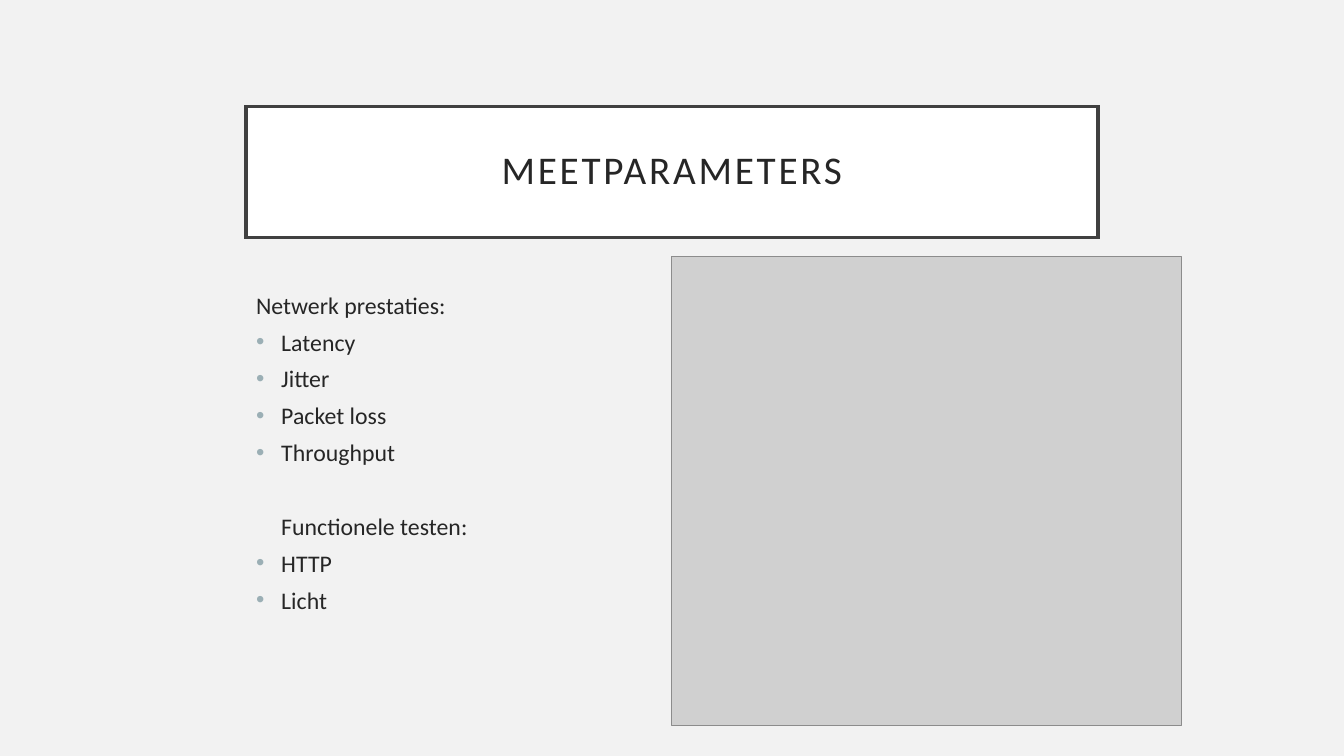
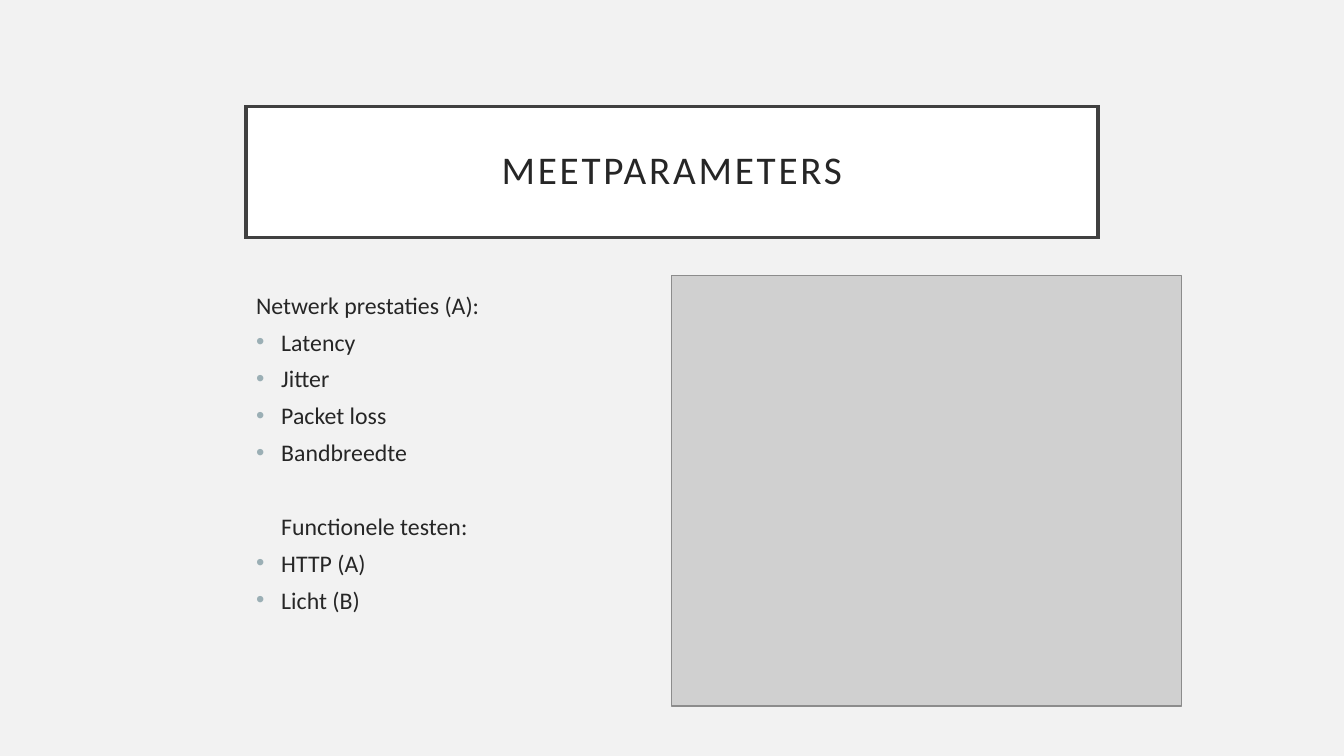
Before and after one commit to JanDeSomviele/Bachelorproef2025, a slide deck: slide 9 of Bachelorproef2025JanDeSomviele.odp (slide 8 before the commit). Drawn at 1344x756 pixels with LibreOffice and Linux fonts; fonts in the diff are those of the drawing; grey boxes stand for pictures. Boxes give left, top, right and bottom in pixels: in the first picture for what was removed or moved away, otherwise in the second. Text is boxed around its words. In the diff, an @@ line names an element or a change of style, - is before the commit and + after.

```diff
--- a/Bachelorproef2025JanDeSomviele.odp
+++ b/Bachelorproef2025JanDeSomviele.odp
@@ text at bbox=[256, 297, 480, 318]: text changed @@
-Netwerk prestaties:
+Netwerk prestaties (A):
@@ picture: place and size @@
-picture at bbox=[673, 257, 1182, 726]
+picture at bbox=[673, 276, 1182, 707]
@@ text at bbox=[281, 444, 407, 461]: text changed @@
-• Throughput
+• Bandbreedte
@@ text at bbox=[281, 555, 365, 612]: text changed @@
-• HTTP
-• Licht
+• HTTP (A)
+• Licht (B)
```
Also in this commit, not shown: 7 other slides changed, 2 slides added, 2 other files.
